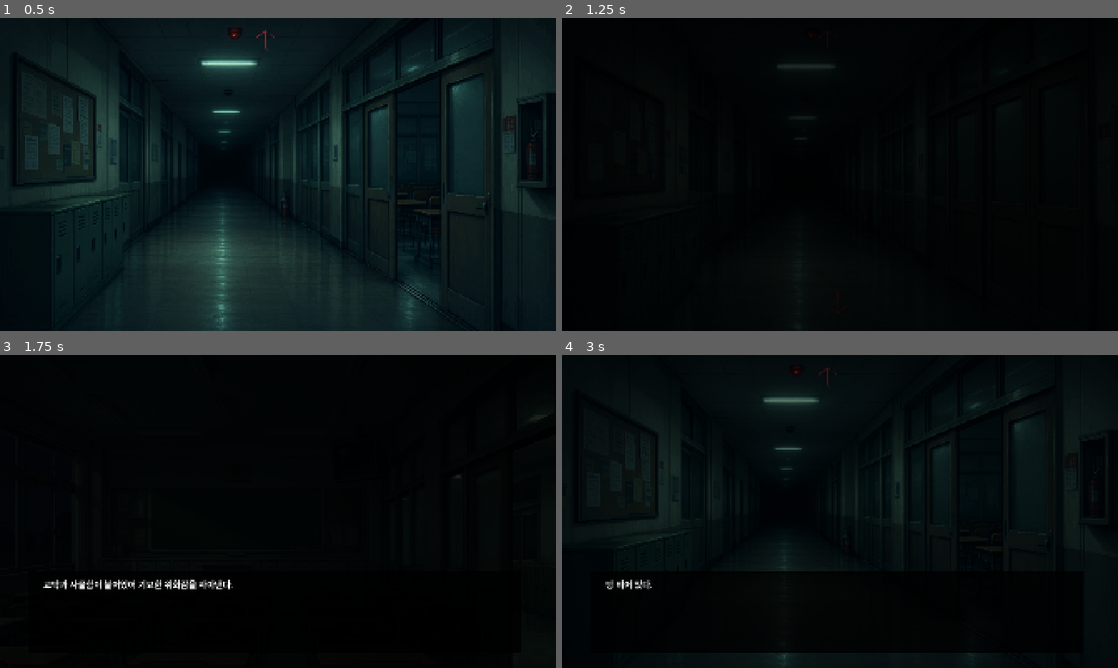
Above: before the commit, frames 1-4 (two rows, left to right).
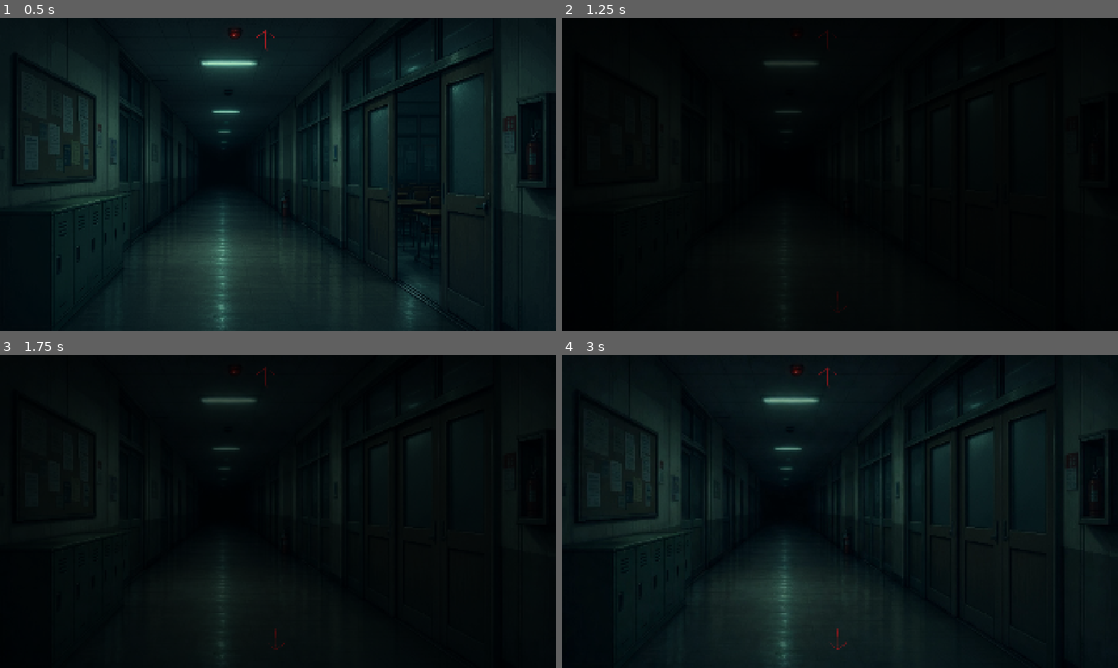
Above: after the commit, the same moments.

Repository: rain46688/firstgodotproj
Game: Godot game, scene res://scenes/Main.tscn
Two runs of this game, one before a commit and one after it. Both use one fixed random seed, a clock stepped at 60 frames per second and the inputs below.
Inputs (mouse positions are in pixels of both pictures, inside the frame that each line leads up to):
- Up to frame 1 (0.5 s): no input
- Up to frame 2 (1.25 s): tap Enter (ui_accept) at 0.5, 0.77 s; move the mouse to (962, 158) at 0.52 s; hold W (move_forward) from 0.53 s (still down); click (962, 158) at 0.6 s
- Up to frame 3 (1.75 s): move the mouse to (166, 527) at 1.27 s; release W (move_forward) at 1.28 s; hold S (move_back) from 1.28 s (still down); click (166, 527) at 1.35 s; tap Enter (ui_accept) at 1.52 s
- Up to frame 4 (3 s): move the mouse to (895, 442) at 2.02 s; release S (move_back) at 2.03 s; hold W (move_forward) from 2.03 s (still down); click (895, 442) at 2.1 s; tap Enter (ui_accept) at 2.75 s; move the mouse to (812, 574) at 2.77 s; click (812, 574) at 2.85 s

Frame 1 is identical in both runs. In frame 2, 0.1% of the frame differs, in the area x 36-49%, y 5-31%; in frame 3, 2.6%; in frame 4, 11%, in the area x 7-94%, y 4-97%.

Commit message:
260514_아이템획득및사용구현폴더구조변경

Diff:
--- a/data/rooms.json
+++ b/data/rooms.json
@@ -1,25 +1,28 @@
 {
 	"hallway_1": {
-		"background": "res://backgrounds/hallway1.png",
+		"background": "res://imgs/backgrounds/hallway_open.png",
 		"forward": "hallway_2",
 		"door": "classroom_1",
 		"door_open": true
 	},
 	"hallway_2": {
-		"background": "res://backgrounds/hallway2.png",
-		"forward": "hallway_3",
-		"back": "hallway_1",
-		"door": "classroom_2",
-		"door_open": false
+	  "background": "res://imgs/backgrounds/hallway_closed.png",
+	  "opened_background": "res://imgs/backgrounds/hallway_open.png",
+	  "forward": "hallway_3",
+	  "back": "hallway_1",
+	  "door": "classroom_2",
+	  "door_open": false,
+	  "required_item": "classroom_key",
+	  "open_flag": "opened_classroom_2"
 	},
 	"hallway_3": {
-		"background": "res://backgrounds/hallway3.png",
+		"background": "res://imgs/backgrounds/hallway_open.png",
 		"back": "hallway_2",
 		"door": "classroom_3",
 		"door_open": true
 	},
 	"classroom_1": {
-		"background": "res://backgrounds/classroom1.png",
+		"background": "res://imgs/backgrounds/classroom.png",
 		"back": "hallway_1",
 		"interactions": {
 			"desk": {
@@ -43,27 +46,29 @@
 				"choices": [
 					{
 						"text": "첫 번째 사물함을 연다",
-						"result_text": "텅 비어 있다."
+						"result_text": "비어 있다."
 					},
 					{
-						"text": "여섯 번째 사물함을 연다",
-						"result_text": "교실키를 얻었다.",
-						"item": "classroom_key"
+					  "text": "여섯 번째 사물함을 연다",
+					  "result_text": "교실키를 얻었다.",
+					  "item": "classroom_key",
+					  "flag": "got_classroom_key",
+					  "already_text": "이미 비어 있다."
 					},
 					{
 						"text": "열 번째 사물함을 연다",
-						"result_text": "안쪽에서 차가운 먼지 냄새가 난다."
+						"result_text": "비어 있다."
 					}
 				]
 			}
 		}
 	},
 	"classroom_2": {
-		"background": "res://backgrounds/classroom2.png",
+		"background": "res://imgs/backgrounds/classroom.png",
 		"back": "hallway_2"
 	},
 	"classroom_3": {
-		"background": "res://backgrounds/classroom3.png",
+		"background": "res://imgs/backgrounds/classroom.png",
 		"back": "hallway_3"
 	}
 }
--- a/scenes/Main.tscn
+++ b/scenes/Main.tscn
@@ -1,13 +1,14 @@
 [gd_scene format=3 uid="uid://db3x6hhv5s5yi"]
 
 [ext_resource type="Script" uid="uid://c4xwmh67fo8qc" path="res://scripts/main.gd" id="1_r0du0"]
-[ext_resource type="Texture2D" uid="uid://cqw1fjovgyeo7" path="res://backgrounds/classroom1.png" id="2_nxtc6"]
+[ext_resource type="Texture2D" uid="uid://cj3g5jggv8etk" path="res://imgs/backgrounds/classroom.png" id="2_q8u5g"]
+[ext_resource type="Texture2D" uid="uid://r7yqri7sh84c" path="res://imgs/ui/arrow_forward.png" id="3_lhr70"]
 [ext_resource type="AudioStream" uid="uid://c17uoa5rh4onj" path="res://sounds/footsteps.mp3" id="4_3dxm6"]
-[ext_resource type="Texture2D" uid="uid://r7yqri7sh84c" path="res://ui/arrow_forward.png" id="5_fos0i"]
 [ext_resource type="AudioStream" uid="uid://c4tigttavfb3d" path="res://sounds/bgm2.mp3" id="5_nxtc6"]
-[ext_resource type="Texture2D" uid="uid://uhf2jgyr2c6d" path="res://ui/dialogue_10x300.png" id="6_3dxm6"]
+[ext_resource type="Texture2D" uid="uid://uhf2jgyr2c6d" path="res://imgs/ui/dialogue_10x300.png" id="6_q8u5g"]
 [ext_resource type="AudioStream" uid="uid://bd1nk2i0616gs" path="res://sounds/lockeddoor.mp3" id="7_lgr22"]
 [ext_resource type="AudioStream" uid="uid://b2p5y3ta6bfww" path="res://sounds/clcik.mp3" id="8_jlsqs"]
+[ext_resource type="AudioStream" uid="uid://cvy3qjqnkm0ca" path="res://sounds/unlockeddoor.mp3" id="9_q8u5g"]
 
 [node name="Main" type="Control" unique_id=376732367]
 layout_mode = 3
@@ -25,7 +26,7 @@
 anchor_bottom = 1.0
 grow_horizontal = 2
 grow_vertical = 2
-texture = ExtResource("2_nxtc6")
+texture = ExtResource("2_q8u5g")
 expand_mode = 1
 stretch_mode = 6
 
@@ -37,7 +38,7 @@
 offset_right = 960.0
 offset_bottom = 104.0
 scale = Vector2(1.2, 1.2)
-texture = ExtResource("5_fos0i")
+texture = ExtResource("3_lhr70")
 
 [node name="BackArrow" type="TextureRect" parent="." unique_id=998876559]
 modulate = Color(1, 1, 1, 0.6666667)
@@ -49,7 +50,7 @@
 rotation = 3.1415927
 scale = Vector2(1.2, 1.2)
 pivot_offset = Vector2(50, 37)
-texture = ExtResource("5_fos0i")
+texture = ExtResource("3_lhr70")
 
 [node name="Fade" type="ColorRect" parent="." unique_id=1447810409]
 layout_mode = 1
@@ -76,7 +77,7 @@
 offset_top = 730.0
 offset_right = 1800.0
 offset_bottom = 1030.0
-texture = ExtResource("6_3dxm6")
+texture = ExtResource("6_q8u5g")
 
 [node name="DialogueText" type="Label" parent="DialogueBox" unique_id=1625493669]
 layout_mode = 0
@@ -84,7 +85,7 @@
 offset_top = 40.0
 offset_right = 1650.0
 offset_bottom = 160.0
-theme_override_font_sizes/font_size = 30
+theme_override_font_sizes/font_size = 25
 
 [node name="ChoiceBox" type="VBoxContainer" parent="DialogueBox" unique_id=1066981331]
 layout_mode = 0
@@ -150,6 +151,10 @@
 offset_right = 998.0
 offset_bottom = 614.0
 
+[node name="UnLockedSound" type="AudioStreamPlayer" parent="." unique_id=793091637]
+stream = ExtResource("9_q8u5g")
+volume_db = 5.0
+
 [connection signal="pressed" from="DoorButton" to="." method="_on_door_button_pressed"]
 [connection signal="pressed" from="DeskButton" to="." method="_on_desk_button_pressed"]
 [connection signal="pressed" from="WindowButton" to="." method="_on_window_button_pressed"]
--- a/scripts/main.gd
+++ b/scripts/main.gd
@@ -1,6 +1,6 @@
 extends Control
 
-# 변수
+# onready 변수 모음
 @onready var background = $Background
 @onready var footstep_sound = $FootstepSound
 @onready var fade = $Fade
@@ -19,7 +19,9 @@
 @onready var window_button = $WindowButton
 @onready var choice_sound = $ChoiceSound
 @onready var locker_button = $LockerButton
-
+@onready var unlocked_sound = $UnLockedSound
+
+# 일반 변수 모음
 var arrow_time = 0.0
 var is_moving = false
 var current_room = "hallway_1"
@@ -33,16 +35,23 @@
 var is_typing = false
 var typing_finished = false
 var inventory = []
-
-# 상수
+var flags = {}
+
+# 상수 변수 모음
 const MSG_NO_FORWARD = "더 이상 앞으로 갈 수 없다..."
-const MSG_NO_BACK = "뒤로 갈 수 없다..."
+const MSG_NO_BACK = "더 이상 뒤로 갈 수 없다..."
 const MSG_DOOR_LOCKED = "문이 굳게 잠겨있다..."
+const MSG_DOOR_UNLOCK = "교실키로 문을 열었다."
 
 # 프레임 마다 실행 함수
 func _process(delta):
-
-	# 1. 선택지 중이면 선택지만 처리하고 종료
+	# 입력 우선순위:
+	# 1. 선택지 조작
+	# 2. 대사 넘기기
+	# 3. 이동/상호작용 차단
+	# 4. 일반 이동 입력
+
+	# 선택지 중이면 선택지만 처리하고 종료
 	if is_choosing:
 		if Input.is_action_just_pressed("ui_down") or Input.is_action_just_pressed("move_back"):
 			choice_index += 1
@@ -64,6 +73,7 @@
 
 		return
 
+	# 대사 타이핑중이면 빠르게 넘기기 및 종료
 	if is_dialogue_showing:
 		if Input.is_action_just_pressed("ui_accept") or Input.is_action_just_pressed("mouse_left"):
 			if is_typing:
@@ -72,15 +82,15 @@
 				dialogue_finished = true
 		return
 
-	# 2. 이동 중이면 아무 입력도 받지 않음
+	# 이동 중이면 아무 입력도 받지 않음
 	if is_moving:
 		return
 
-	# 3. 대사/상호작용 중이면 맵 이동 금지
+	# 대사/상호작용 중이면 맵 이동 금지
 	if is_interacting:
 		return
 
-	# 4. 여기부터 일반 맵 이동 입력
+	# 여기부터 일반 맵 이동 입력
 	if Input.is_action_just_pressed("move_forward"):
 		var room = rooms[current_room]
 		if room.has("forward"):
@@ -95,7 +105,7 @@
 		else:
 			await show_dialogue(MSG_NO_BACK)
 
-	# 5. 화살표 애니메이션
+	# 화살표 애니메이션
 	arrow_time += delta
 	forward_arrow.position.y = 30 + sin(arrow_time * 2.0) * 6
 	back_arrow.position.y = 950 + sin((arrow_time * 2.0) + PI) * 6
@@ -103,6 +113,8 @@
 func _ready():
 
 	background.scale = Vector2(1, 1)
+
+	# 방 예외 처리
 	var success = load_rooms()
 
 	if not success:
@@ -115,6 +127,7 @@
 
 	var room = rooms[current_room]
 
+	# 방 예외 처리
 	if not rooms.has(current_room):
 		push_error("존재하지 않는 방: " + current_room)
 		return
@@ -123,18 +136,24 @@
 		push_error(current_room + "에 background 값이 없음")
 		return
 
-	window_button.visible = false
-
-	if room.has("interactions"):
-		window_button.visible = room["interactions"].has("window")
-
-	background.texture = load(room["background"])
+	# 기본 배경 이미지
+	var background_path = room["background"]
+
+	# 문이 열린 상태라면 열린 배경 이미지 사용
+	if room.has("open_flag") and has_flag(room["open_flag"]):
+		if room.has("opened_background"):
+			background_path = room["opened_background"]
+
+	background.texture = load(background_path)
+
 	forward_arrow.visible = room.has("forward")
 	back_arrow.visible = room.has("back")
 	door_button.visible = room.has("door")
 
 	desk_button.visible = false
 	locker_button.visible = false
+	window_button.visible = false
+
 # interactions 체크하는 부분
 	if room.has("interactions"):
 		if room["interactions"].has("desk"):
@@ -143,24 +162,90 @@
 	if room.has("interactions"):
 		if room["interactions"].has("locker"):
 			locker_button.visible = true
+
+	if room.has("interactions"):
+		if room["interactions"].has("window"):
+			window_button.visible = true
 # 방 이동 함수
-func move_to_room(target_room):
-
+func move_to_room(target_room, use_shake = true):
+
+	# 이동 중에는 추가 입력을 막음
 	is_moving = true
-	await play_move_effect()
+
+	# 이동 방식에 따라 연출 선택
+	if use_shake:
+		# 복도 이동: 흔들림 + 암전
+		await play_move_effect()
+	else:
+		# 문 이동: 암전만
+		await play_door_move_effect()
+
+	# 실제 방 변경
 	current_room = target_room
 	update_room()
+
+	# 새 방이 보인 뒤 바로 이동하지 못하게 잠깐 대기
+	await get_tree().create_timer(1.5).timeout
+
+	# 다시 입력 허용
 	is_moving = false
-# 문 상호작용 함수
+# 잠긴 문 상호작용 함수
 func _on_door_button_pressed():
+
+	# 이미 다른 상호작용/대사/이동 중이면 문 입력 무시
+	if is_interacting or is_dialogue_showing or is_moving:
+		return
+
+	is_interacting = true
+	set_interaction_buttons_disabled(true)
+
 	var room = rooms[current_room]
+
+	# 현재 방에 문 데이터가 없으면 종료
+	if not room.has("door"):
+		set_interaction_buttons_disabled(false)
+		is_interacting = false
+		return
+
+	# 이미 open_flag가 켜진 문이면 대사 없이 바로 이동
+	if room.has("open_flag") and has_flag(room["open_flag"]):
+		await move_to_room(room["door"], false)
+		set_interaction_buttons_disabled(false)
+		is_interacting = false
+		return
+
+	# 처음부터 열려있는 문이면 바로 이동
 	if room.has("door_open") and room["door_open"]:
-		move_to_room(room["door"])
-	else:
-		locked_sound.play()
-		await show_dialogue(MSG_DOOR_LOCKED)
+		await move_to_room(room["door"], false)
+		set_interaction_buttons_disabled(false)
+		is_interacting = false
+		return
+
+	# 잠긴 문이지만 필요한 아이템이 있으면 문을 열고 open_flag 저장
+	if room.has("required_item") and has_item(room["required_item"]):
+		unlocked_sound.play()
+
+		if room.has("open_flag"):
+			set_flag(room["open_flag"])
+
+		await show_dialogue(MSG_DOOR_UNLOCK)
+		await move_to_room(room["door"], false)
+
+		set_interaction_buttons_disabled(false)
+		is_interacting = false
+		return
+
+	# 아이템이 없으면 잠긴 문 처리
+	locked_sound.play()
+	await show_dialogue(MSG_DOOR_LOCKED)
+
+	set_interaction_buttons_disabled(false)
+	is_interacting = false
 # 대사 출력 함수
 func show_dialogue(text):
+	# - 글자를 한 글자씩 출력
+	# - 출력 중 입력하면 전체 문장 즉시 표시
+	# - 출력 완료 후 입력하면 대사창 종료
 
 	is_dialogue_showing = true
 	dialogue_finished = false
@@ -179,7 +264,7 @@
 		current_text += text[i]
 		$DialogueBox/DialogueText.text = current_text
 		choice_sound.play()
-
+		# 타이핑 속도 0.04
 		await get_tree().create_timer(0.04).timeout
 
 	$DialogueBox/DialogueText.text = text
@@ -198,6 +283,7 @@
 	footstep_sound.play()
 	var tween = create_tween()
 
+	# 화면 앞뒤 흔들림
 	tween.tween_property(
 		background,
 		"scale",
@@ -205,6 +291,7 @@
 		0.22
 	)
 
+	# 화면 좌우 흔들림
 	tween.tween_property(
 		background,
 		"position",
@@ -235,6 +322,7 @@
 
 	var fade_tween = create_tween()
 
+	# 화면 암전 효과
 	fade_tween.tween_property(
 		fade,
 		"color:a",
@@ -248,10 +336,12 @@
 		0.0,
 		3.3
 	)
+	# 이동 흔들림 효과가 끝날 때까지 기다림
 	await tween.finished
-# 방 로드 함수
+# 방 로드 및 예외 처리 함수
 func load_rooms():
 
+	# 방 구조 json 파일
 	var path = "res://data/rooms.json"
 
 	if not FileAccess.file_exists(path):
@@ -286,7 +376,7 @@
 	print("rooms.json 로드 성공")
 	return true
 # 책상 상호작용 함수
-func _on_desk_button_pressed() -> void:
+func _on_desk_button_pressed():
 	await run_interaction("desk")
 # 선택지 함수
 func show_choices(choices):
@@ -307,7 +397,7 @@
 	$DialogueBox.visible = false
 
 	return choice_index
-# 선택지 UI 갱신 함수
+# 선택지 목록 표시 갱신 함수
 func update_choice_ui():
 
 	for i in choice_labels.size():
@@ -316,18 +406,20 @@
 			choice_labels[i].text = get_choice_text(i)
 		else:
 			choice_labels[i].visible = false
-# 선택지 UI 갱신 함수
+# 현재 선택된 선택지 앞에 화살표를 붙이는 함수
 func get_choice_text(index):
 
 	if index >= current_choices.size():
 		return ""
 
 	if index == choice_index:
-		return "> " + current_choices[index]["text"]
+		return "▶ " + current_choices[index]["text"]
 	else:
 		return "  " + current_choices[index]["text"]
 # 상호작용 실행 함수
 func run_interaction(interaction_id):
+	# rooms.json의 interactions 데이터를 읽어서
+	# 기본 대사 → 선택지 → 결과 대사 → 아이템 획득 순서로 처리
 
 	if is_interacting:
 		return
@@ -356,28 +448,42 @@
 		var selected_index = await show_choices(interaction["choices"])
 		var selected_choice = interaction["choices"][selected_index]
 
-		if selected_choice.has("result_text") and selected_choice["result_text"] != "":
-			await show_dialogue(selected_choice["result_text"])
-
-		if selected_choice.has("item"):
-			add_item(selected_choice["item"])
+		# 이미 실행된 선택지인지 먼저 확인
+		if selected_choice.has("flag") and has_flag(selected_choice["flag"]):
+			if selected_choice.has("already_text") and selected_choice["already_text"] != "":
+				await show_dialogue(selected_choice["already_text"])
+
+		# 처음 실행하는 선택지라면 결과 처리
+		else:
+			if selected_choice.has("result_text") and selected_choice["result_text"] != "":
+				await show_dialogue(selected_choice["result_text"])
+
+			if selected_choice.has("item"):
+				add_item(selected_choice["item"])
+
+			if selected_choice.has("flag"):
+				set_flag(selected_choice["flag"])
 
 	set_interaction_buttons_disabled(false)
 	is_interacting = false
 # 창문 상호작용 함수
-func _on_window_button_pressed() -> void:
+func _on_window_button_pressed():
 	await run_interaction("window")
-# 상호작용 중 버튼 막는 함수
+# 상호작용 중 버튼 클릭 안되게 막는 함수
 func set_interaction_buttons_disabled(disabled):
 
+	# 문
+	door_button.disabled = disabled
+	# 책상
 	desk_button.disabled = disabled
+	# 창문
 	window_button.disabled = disabled
-	door_button.disabled = disabled
+	# 사물함
 	locker_button.disabled = disabled
-# 아이템 추가 함수
+# 아이템 보유 여부 확인 함수
 func has_item(item_id):
 	return inventory.has(item_id)
-
+# 아이템 추가 함수
 func add_item(item_id):
 	if has_item(item_id):
 		return
@@ -385,5 +491,36 @@
 	inventory.append(item_id)
 	print("아이템 획득: " + item_id)
 # 사물함 상호작용 함수
-func _on_locker_button_pressed() -> void:
+func _on_locker_button_pressed():
 	await run_interaction("locker")
+# 플래그 보유 여부 확인 함수
+func has_flag(flag_id):
+	return flags.has(flag_id) and flags[flag_id] == true
+# 플래그 설정 함수
+func set_flag(flag_id):
+	flags[flag_id] = true
+	print("플래그 설정: " + flag_id)
+# 문 이동 효과 함수
+func play_door_move_effect():
+	# 문으로 들어가거나 나올 때 사용
+	# 흔들림 없이 암전만 처리
+	footstep_sound.play()
+	var fade_tween = create_tween()
+
+	# 화면을 즉시 어둡게 만듦
+	fade_tween.tween_property(
+		fade,
+		"color:a",
+		1,
+		0
+	)
+
+	# 천천히 다시 밝아짐
+	fade_tween.tween_property(
+		fade,
+		"color:a",
+		0.0,
+		3.3
+	)
+
+	await get_tree().create_timer(0.3).timeout
Binary file removed: backgrounds/classroom3.png
Renamed: backgrounds/classroom1.png -> imgs/backgrounds/classroom.png
Not shown, changed: imgs/backgrounds/classroom.png.import
Renamed: backgrounds/hallway2.png -> imgs/backgrounds/hallway_closed.png
Not shown, changed: imgs/backgrounds/hallway_closed.png.import
Renamed: backgrounds/hallway1.png -> imgs/backgrounds/hallway_open.png
Not shown, added: imgs/backgrounds/hallway_open.png.import
Renamed: backgrounds/hallway3.png -> imgs/backgrounds/hallway_open_end.png
Not shown, changed: imgs/backgrounds/hallway_open_end.png.import
Binary file added: imgs/items/classroomKey200x300.png
Not shown, changed: imgs/items/classroomKey200x300.png.import
Renamed: ui/arrow_forward.png -> imgs/ui/arrow_forward.png
(and 11 more such lines)
